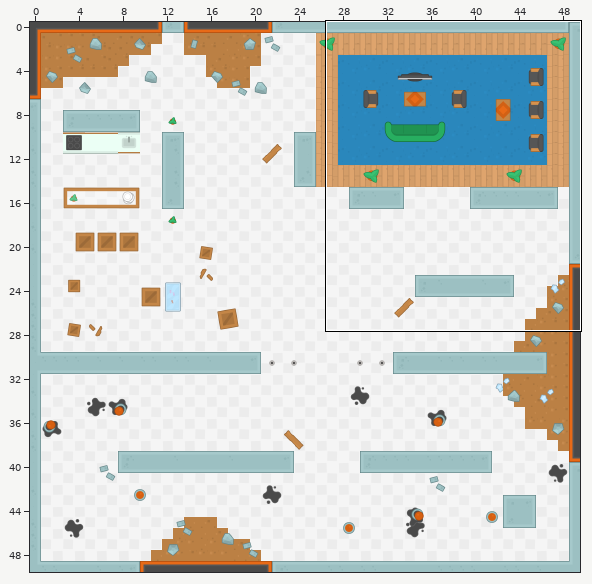
Two states of a Tiled map, Brainstein/assets/tilemaps/laboratorio.tmx. Above: a wide view before the commit, with the close-up outlined.
Close-up. First the earlier version:
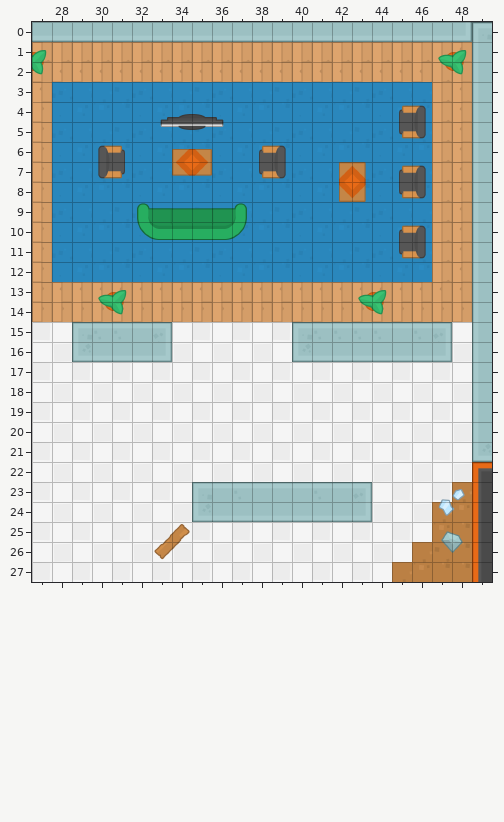
Cells are 64x64 px. Shown: x 27..49, y 0..27. The commit also changed other parts of the map, which this record leaves out.
The same view after the edit:
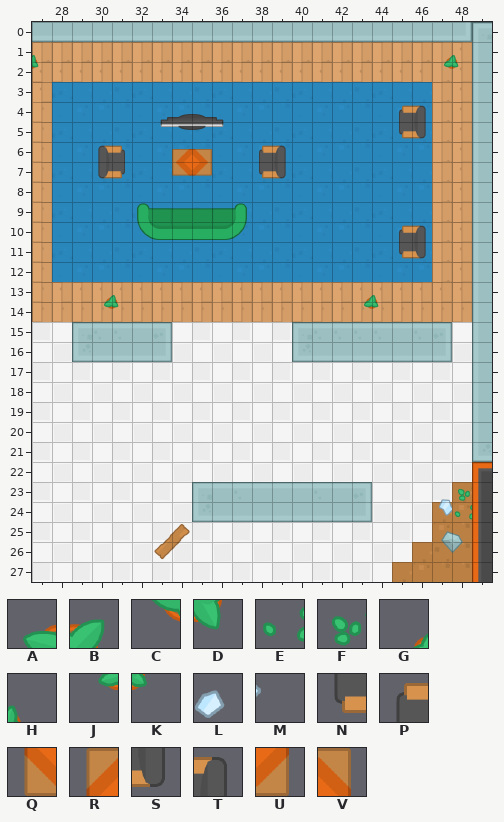
Key: from "tilesheet_complete_2X": A 482, B 483, C 536, D 537, E 802 turned 270, F 803 turned 270, G 910, H 911, J 964, K 965, L 1013, M 1067, N 1980 turned 270, P 1981 turned 270, Q 1992 turned 270, R 1993 turned 270, S 2034 turned 270, T 2035 turned 270, U 2046 turned 270, V 2047 turned 270.
_ is an empty cell.
Tiles replaced or removed in this view: A, B, C, D, L, M, N, P, Q, R, S, T, U, V.
The exact change:
Changed rows in their new state; . is an unchanged cell.
Layer "backgroundLayer2":
first column x 27:
 1 H...................GH
 2 K...................JK
first column x 30:
13 GH...........GH
14 JK...........JK
first column x 48:
23 F
24 E
Layer "collisionLayer":
first column x 27:
 1 _...................__
 2 _...................__
first column x 42:
 7 __.__
 8 __.__
first column x 30:
13 __...........__
14 __...........__
